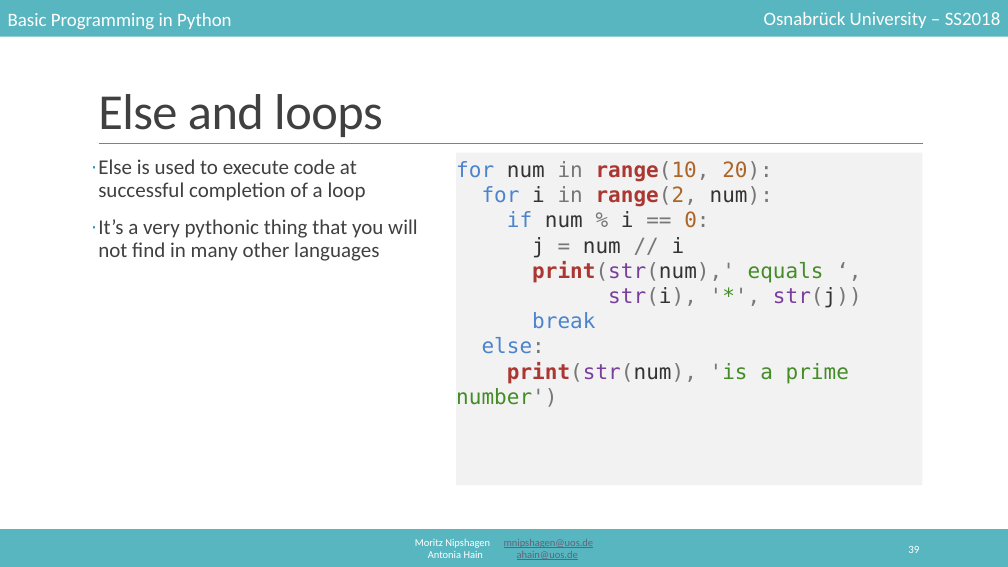
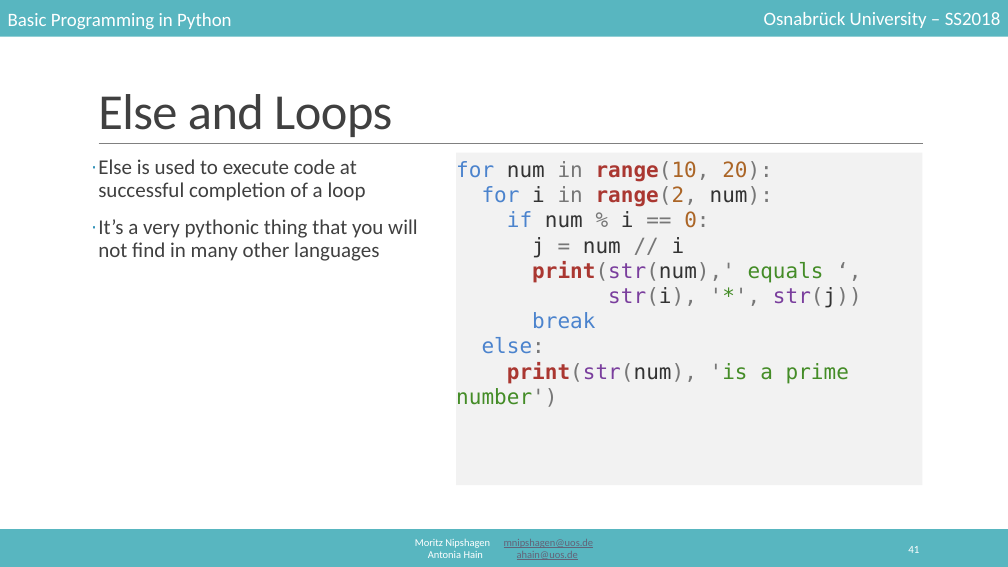
Before and after one commit to mnipshagen/monty, a slide deck: slide 41 of 2018/03/control_structures.pptx (slide 39 before the commit). Drawn at 1008x567 pixels with LibreOffice and Linux fonts; fonts in the diff are those of the drawing. Boxes give left, top, right and bottom in pixels: in the first picture for what was removed or moved away, otherwise in the second. Text is boxed around its words. In the diff, an @@ line names an element or a change of style, - is before the commit and + after.

```diff
--- a/2018/03/control_structures.pptx
+++ b/2018/03/control_structures.pptx
@@ title at (98, 94, 392, 137): text changed @@
-Else and loops
+Else and Loops
@@ page number at (908, 546, 919, 553): text changed @@
-39
+41
```
Also in this commit, not shown: 18 other slides changed, 6 slides added, 5 other files.
